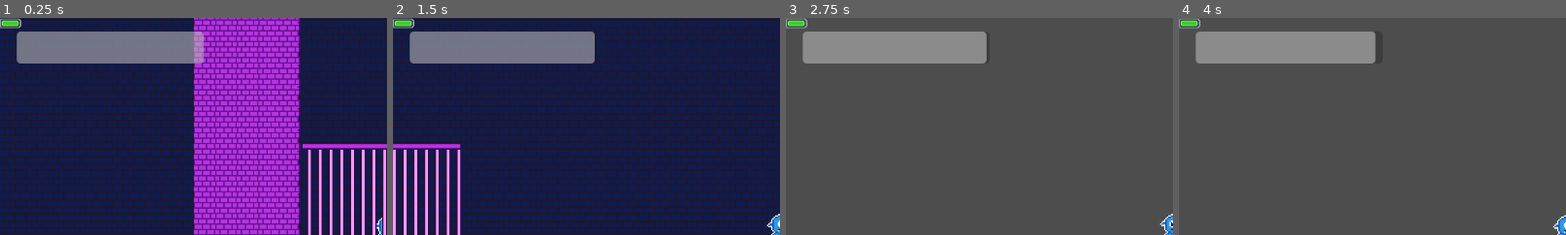
Above: before the commit, frames 1-4 (left to right).
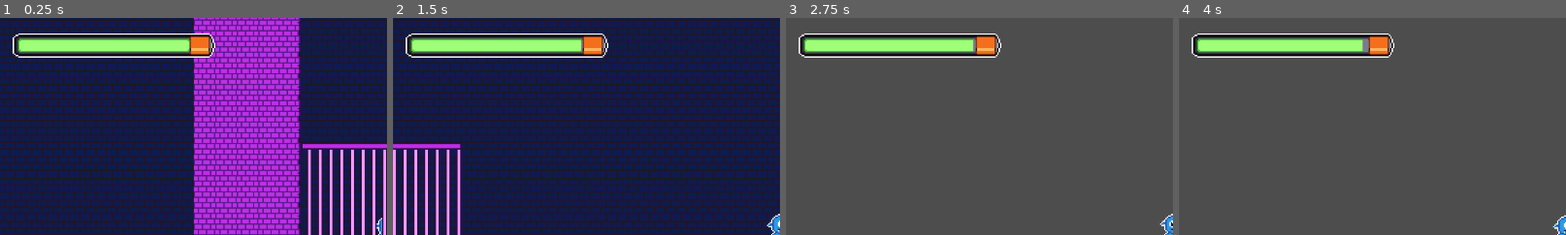
Above: after the commit, the same moments.

Repository: Matt-Lamo/Homunculose
Game: Godot game, scene res://Scenes/tutorial.tscn
The game is run twice, just before and just after one commit, with the same random seed, the same clock (stepped at 60 frames per second) and the same inputs.
Inputs:
- Up to frame 1 (0.25 s): no input
- Up to frame 2 (1.5 s): tap Enter (ui_accept) at 0.5, 0.77 s; hold Right (ui_right) from 0.53 s (still down)
- Up to frame 3 (2.75 s): tap Enter (ui_accept) at 1.52 s; release Right (ui_right) at 2.03 s; hold Left (ui_left) from 2.03 s (still down)
- Up to frame 4 (4 s): release Left (ui_left) at 2.78 s; hold Right (ui_right) from 2.78 s (still down); tap Enter (ui_accept) at 3.02, 3.77 s
The pictures show only the part of the screen within x 0-50%, y 0-50%; the shares and areas given below are measured in that part.

The runs differ from the first frame. In frame 1, 7.5% of the frame differs, in the area x 0-56%, y 0-21%; in frame 2, 7.5%; in frame 3, 7.4%; in frame 4, 7.3%.

Commit message:
Added Charge Bar to HUD

Diff:
--- a/Scenes/homunculus.tscn
+++ b/Scenes/homunculus.tscn
@@ -2,7 +2,7 @@
 
 [ext_resource type="Script" uid="uid://dpn8nq4sl1bq" path="res://Scripts/homunculus.gd" id="1_ocvrq"]
 [ext_resource type="Texture2D" uid="uid://ctvjjf7e6d2nr" path="res://Assets/Sprites/Homunculus Spritesheet.png" id="1_y42ka"]
-[ext_resource type="Script" uid="uid://cwcvxlmyr7me5" path="res://Scenes/charge_timer.gd" id="3_ygv5h"]
+[ext_resource type="Script" uid="uid://cwcvxlmyr7me5" path="res://Scripts/charge_timer.gd" id="3_ygv5h"]
 
 [sub_resource type="AtlasTexture" id="AtlasTexture_ymkup"]
 atlas = ExtResource("1_y42ka")
--- a/Scenes/tutorial.tscn
+++ b/Scenes/tutorial.tscn
@@ -1,13 +1,15 @@
-[gd_scene load_steps=15 format=4 uid="uid://2avxpwmciqkb"]
+[gd_scene load_steps=17 format=4 uid="uid://2avxpwmciqkb"]
 
 [ext_resource type="Texture2D" uid="uid://20dmr3dm01ly" path="res://Assets/Tilesheets/Background Tilesheet.png" id="1_i6t4g"]
 [ext_resource type="Texture2D" uid="uid://dt5vt2yjj2i41" path="res://Assets/Tilesheets/Foreground Tilesheet.png" id="2_p8jf4"]
 [ext_resource type="PackedScene" uid="uid://dkxk5pare3xqx" path="res://Scenes/homunculus.tscn" id="3_p1f1o"]
 [ext_resource type="Texture2D" uid="uid://cgtr7gvpbkm25" path="res://Assets/Tilesheets/Hazards Tilesheet.png" id="4_ys4pu"]
+[ext_resource type="Texture2D" uid="uid://d0m4dm8ufrnfp" path="res://Assets/Sprites/Battery Hud Under.png" id="5_h2ono"]
 [ext_resource type="Script" uid="uid://bgaww1xfs0vrt" path="res://Scripts/charge_bar.gd" id="5_p8jf4"]
-[ext_resource type="Texture2D" uid="uid://bpty2tdwfjy8u" path="res://Assets/Sprites/TextureProgress 3.png" id="6_h2ono"]
-[ext_resource type="Texture2D" uid="uid://cs4qt8rii7vle" path="res://Assets/Sprites/TextureProgress 1.png" id="7_on4kn"]
-[ext_resource type="Texture2D" uid="uid://b65pj2u6at74r" path="res://Assets/Sprites/TextureProgress 2.png" id="8_70gml"]
+[ext_resource type="Texture2D" uid="uid://kyqtypgvt8r7" path="res://Assets/Sprites/Battery Hud Over.png" id="6_on4kn"]
+[ext_resource type="Texture2D" uid="uid://vh6t7e8iplgc" path="res://Assets/Sprites/Battery Hud Progress.png" id="7_70gml"]
+[ext_resource type="Texture2D" uid="uid://cyp3e0q8glp7p" path="res://Assets/Sprites/Battery Hud Head.png" id="8_70gml"]
+[ext_resource type="Texture2D" uid="uid://c1ct5g1cfyqfh" path="res://Assets/Sprites/Battery Hud Tail.png" id="9_8va2t"]
 
 [sub_resource type="TileSetAtlasSource" id="TileSetAtlasSource_5mrt3"]
 texture = ExtResource("1_i6t4g")
@@ -104,20 +106,21 @@
 
 [node name="HUD" type="CanvasLayer" parent="."]
 
-[node name="ChargeBar" type="ProgressBar" parent="HUD"]
-offset_left = 25.0
-offset_top = 20.0
-offset_right = 303.0
-offset_bottom = 68.0
-value = 100.0
-show_percentage = false
+[node name="TextureProgressBar" type="TextureProgressBar" parent="HUD"]
+offset_left = 27.0
+offset_top = 23.0
+offset_right = 155.0
+offset_bottom = 41.0
+scale = Vector2(2, 2)
+texture_under = ExtResource("5_h2ono")
+texture_over = ExtResource("6_on4kn")
+texture_progress = ExtResource("7_70gml")
 script = ExtResource("5_p8jf4")
 
-[node name="TextureProgressBar" type="TextureProgressBar" parent="HUD"]
-offset_right = 33.0
-offset_bottom = 40.0
-value = 100.0
-texture_under = ExtResource("8_70gml")
-texture_over = ExtResource("7_on4kn")
-texture_progress = ExtResource("6_h2ono")
-texture_progress_offset = Vector2(16, 0)
+[node name="BatteryHudHead" type="Sprite2D" parent="HUD/TextureProgressBar"]
+position = Vector2(137, 9)
+texture = ExtResource("8_70gml")
+
+[node name="BatteryHudTail" type="Sprite2D" parent="HUD/TextureProgressBar"]
+position = Vector2(-2, 9)
+texture = ExtResource("9_8va2t")
--- a/Scripts/charge_bar.gd
+++ b/Scripts/charge_bar.gd
@@ -1,4 +1,4 @@
-extends ProgressBar
+extends TextureProgressBar
 
 
 func _ready() -> void:
Binary file added: Assets/Sprites/Battery Hud Head.png
Not shown, changed: Assets/Sprites/Battery Hud Head.png.import
Binary file added: Assets/Sprites/Battery Hud Over.png
Not shown, changed: Assets/Sprites/Battery Hud Over.png.import
Binary file added: Assets/Sprites/Battery Hud Progress.png
Not shown, added: Assets/Sprites/Battery Hud Progress.png.import
Binary file added: Assets/Sprites/Battery Hud Tail.png
Not shown, changed: Assets/Sprites/Battery Hud Tail.png.import
Binary file added: Assets/Sprites/Battery Hud Under.png
Not shown, added: Assets/Sprites/Battery Hud Under.png.import
Binary file removed: Assets/Sprites/TextureProgress 1.png
Binary file removed: Assets/Sprites/TextureProgress 2.png
(and 3 more such lines)
